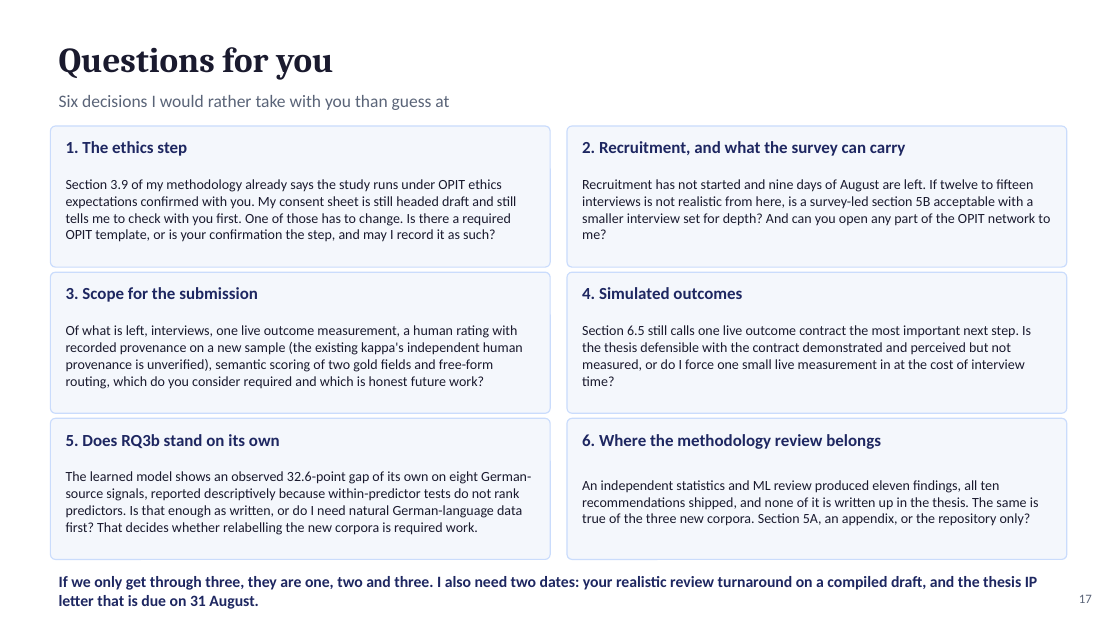
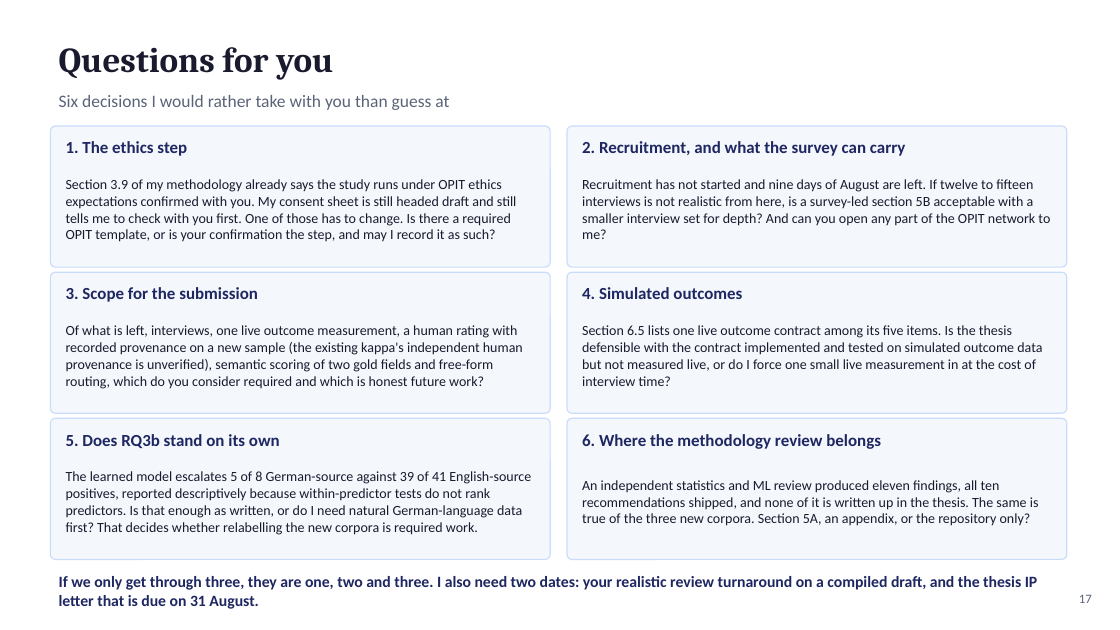
Before and after one commit to fogu13/CLARA, a slide deck: slide 17 of thesis/defense/defense_deck.pptx. Drawn at 1120x630 pixels with LibreOffice and Linux fonts; fonts in the diff are those of the drawing. Boxes give left, top, right and bottom in pixels: in the first picture for what was removed or moved away, otherwise in the second. Text is boxed around its words. In the diff, an @@ line names an element or a change of style, - is before the commit and + after.

```diff
--- a/thesis/defense/defense_deck.pptx
+++ b/thesis/defense/defense_deck.pptx
@@ text at [582,325,1042,386]: text changed @@
-Section 6.5 still calls one live outcome contract the most important next step. Is the thesis defensible with the contract demonstrated and perceived but not measured, or do I force one small live measurement in at the cost of interview time?
+Section 6.5 lists one live outcome contract among its five items. Is the thesis defensible with the contract implemented and tested on simulated outcome data but not measured live, or do I force one small live measurement in at the cost of interview time?
@@ text at [66,471,531,535]: text changed @@
-The learned model shows an observed 32.6-point gap of its own on eight German-source signals, reported descriptively because within-predictor tests do not rank predictors. Is that enough as written, or do I need natural German-language data first? That decides whether relabelling the new corpora is required work.
+The learned model escalates 5 of 8 German-source against 39 of 41 English-source positives, reported descriptively because within-predictor tests do not rank predictors. Is that enough as written, or do I need natural German-language data first? That decides whether relabelling the new corpora is required work.
```
Also in this commit, not shown: 18 other slides changed, 6 other files.
